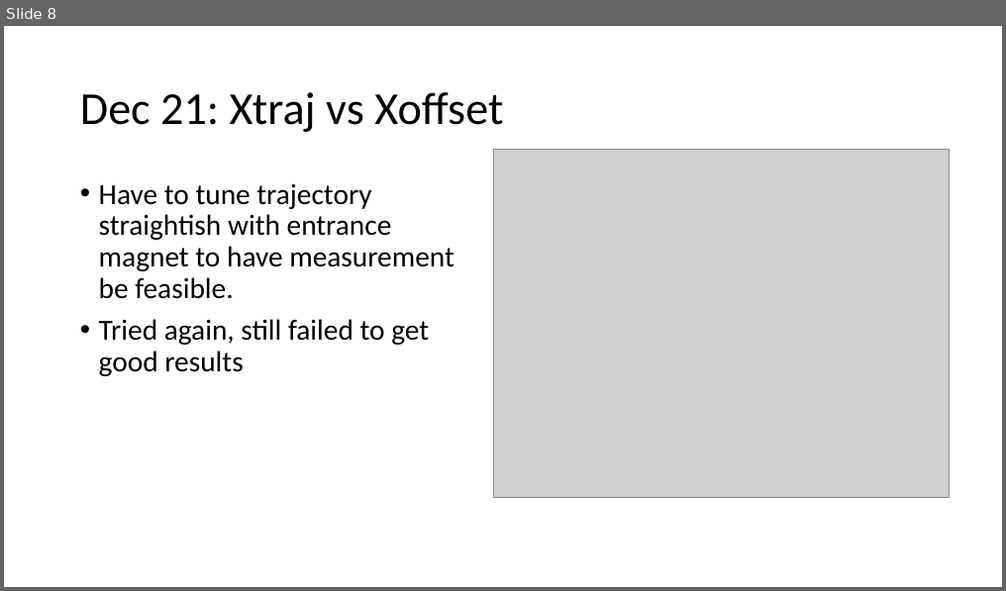
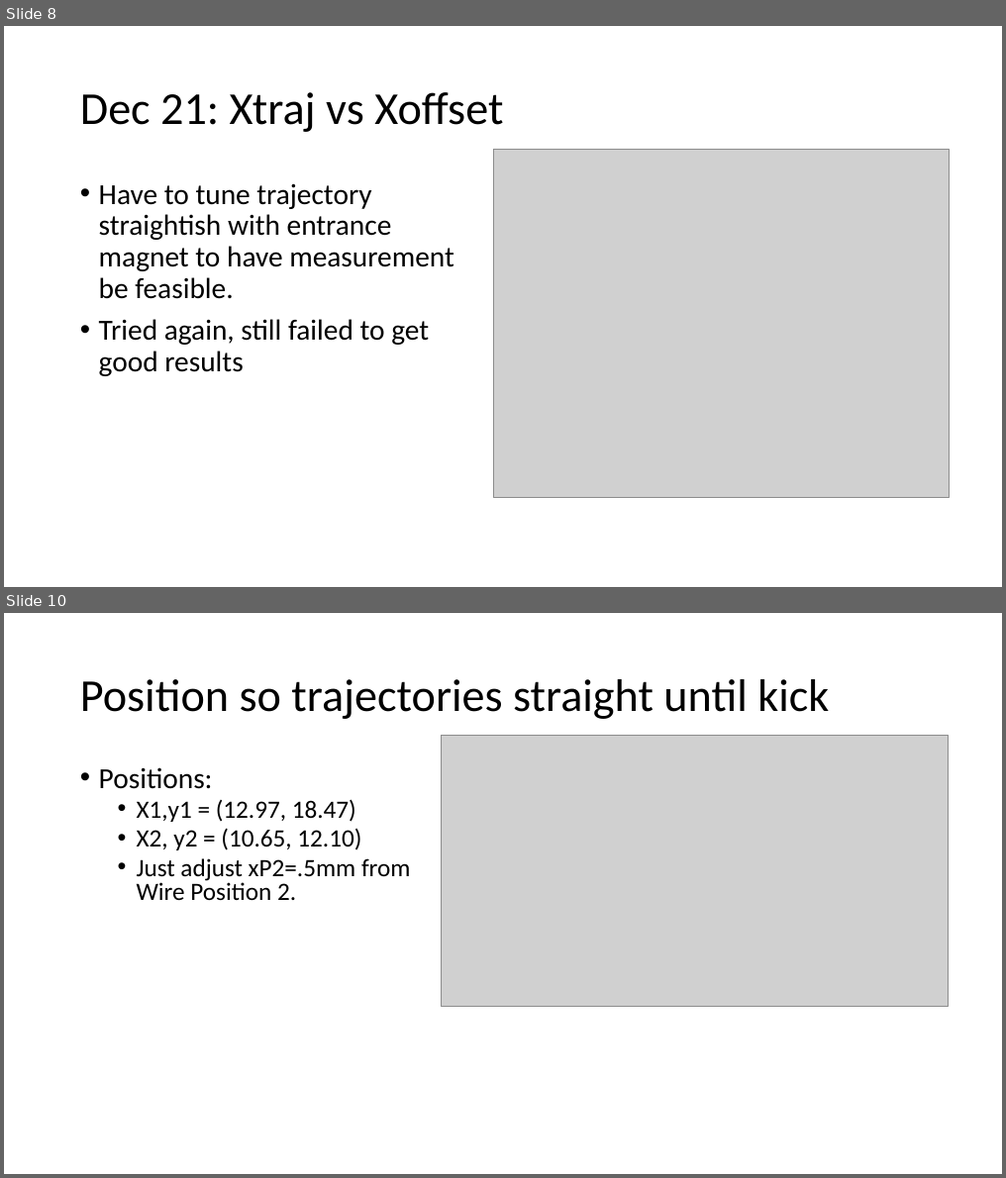
Before and after one commit to afisher000/Pulsed-Wire, a slide deck: Undulator 1 Pulsed-Wire Alignment Dec. 2022.pptx. Shown one above the other, each under a label of ours: slide 8 before the commit, slides 8 and 10 after it; the slides between them are not shown. The pictures are 1006x591 and 1006x1178 pixels, drawn with LibreOffice and Linux fonts; fonts in the diff are those of the drawing; grey boxes stand for pictures. Boxes give left, top, right and bottom in pixels: in the first picture for what was removed or moved away, otherwise in the second. Text is boxed around its words. In the diff, an @@ line names an element or a change of style, - is before the commit and + after.

```diff
--- a/Undulator 1 Pulsed-Wire Alignment Dec. 2022.pptx
+++ b/Undulator 1 Pulsed-Wire Alignment Dec. 2022.pptx
@@ slide 10 added at <box>4,613,1002,1174</box>, background #FFFFFF @@
@@ title added at <box>80,679,829,719</box>, 44 pt, text #000000 @@
+Position so trajectories straight until kick
@@ picture added at <box>441,735,948,1006</box> @@
@@ text added at <box>99,767,410,901</box>, 24 pt, text #000000 @@
+• Positions:
+  • X1,y1 = (12.97, 18.47)
+  • X2, y2 = (10.65, 12.10)
+  • Just adjust xP2=.5mm from Wire Position 2.
```
Also in this commit, not shown: 1 slide changed, 2 other slides added, 9 other files.
